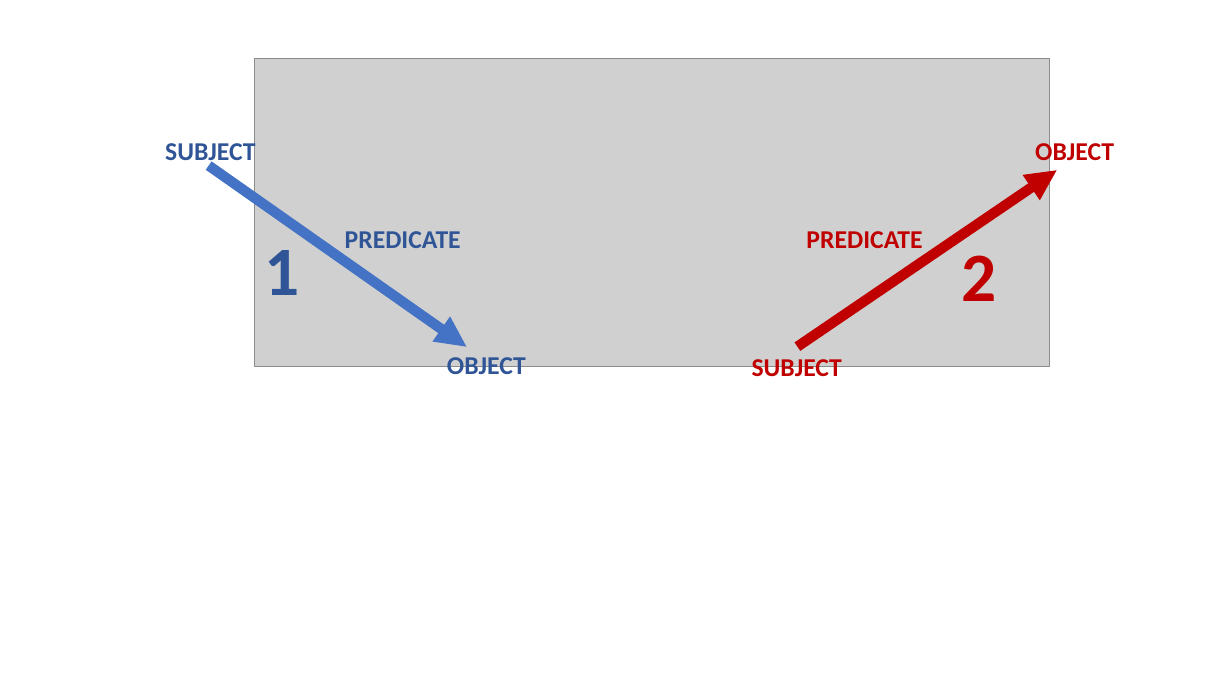
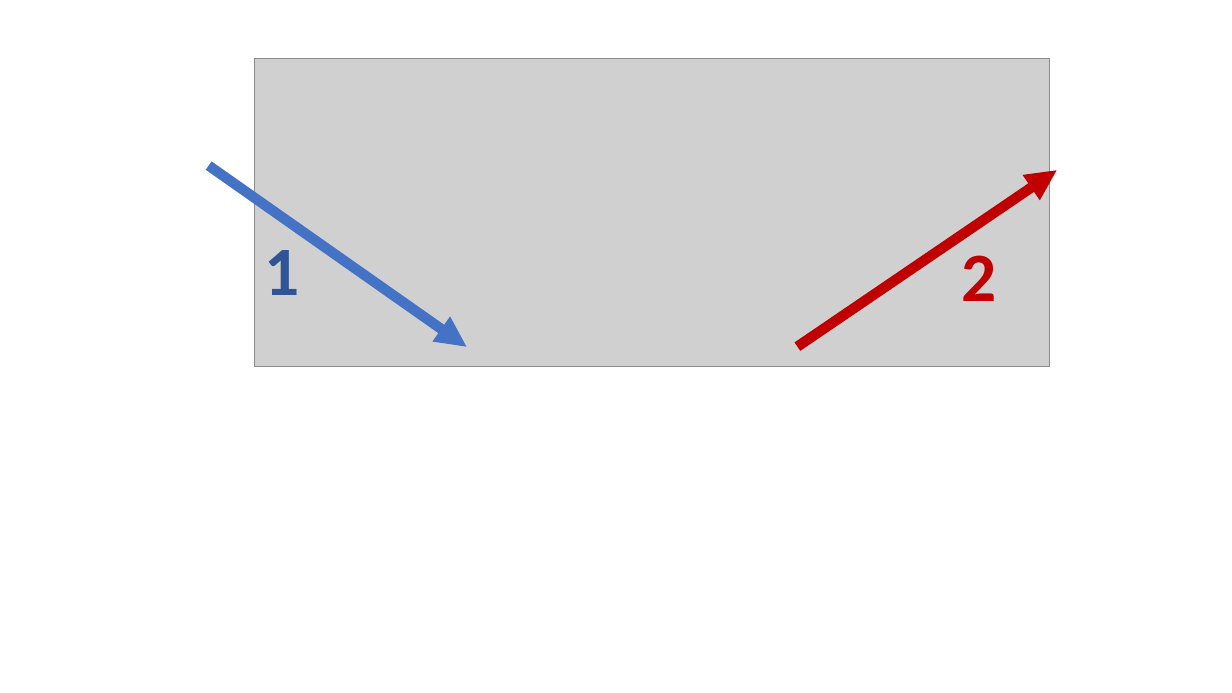
Before and after one commit to phuse-org/LinkedDataWorkshop, a slide deck: slide 3 of CSS2018/presentation/images/ImagesForPres.pptx. Drawn at 1232x693 pixels with LibreOffice and Linux fonts; fonts in the diff are those of the drawing; grey boxes stand for pictures. Boxes give left, top, right and bottom in pixels: in the first picture for what was removed or moved away, otherwise in the second. Text is boxed around its words. In the diff, an @@ line names an element or a change of style, - is before the commit and + after.

```diff
--- a/CSS2018/presentation/images/ImagesForPres.pptx
+++ b/CSS2018/presentation/images/ImagesForPres.pptx
@@ text removed at (165, 139, 255, 166) @@
-SUBJECT
@@ text removed at (1035, 139, 1114, 166) @@
-OBJECT
@@ text removed at (345, 231, 461, 248) @@
-PREDICATE
@@ text removed at (806, 231, 922, 248) @@
-PREDICATE
@@ text removed at (447, 357, 526, 380) @@
-OBJECT
@@ text removed at (752, 359, 842, 382) @@
-SUBJECT
```
Also in this commit, not shown: 2 other slides changed, 2 slides added, 2 other files.
